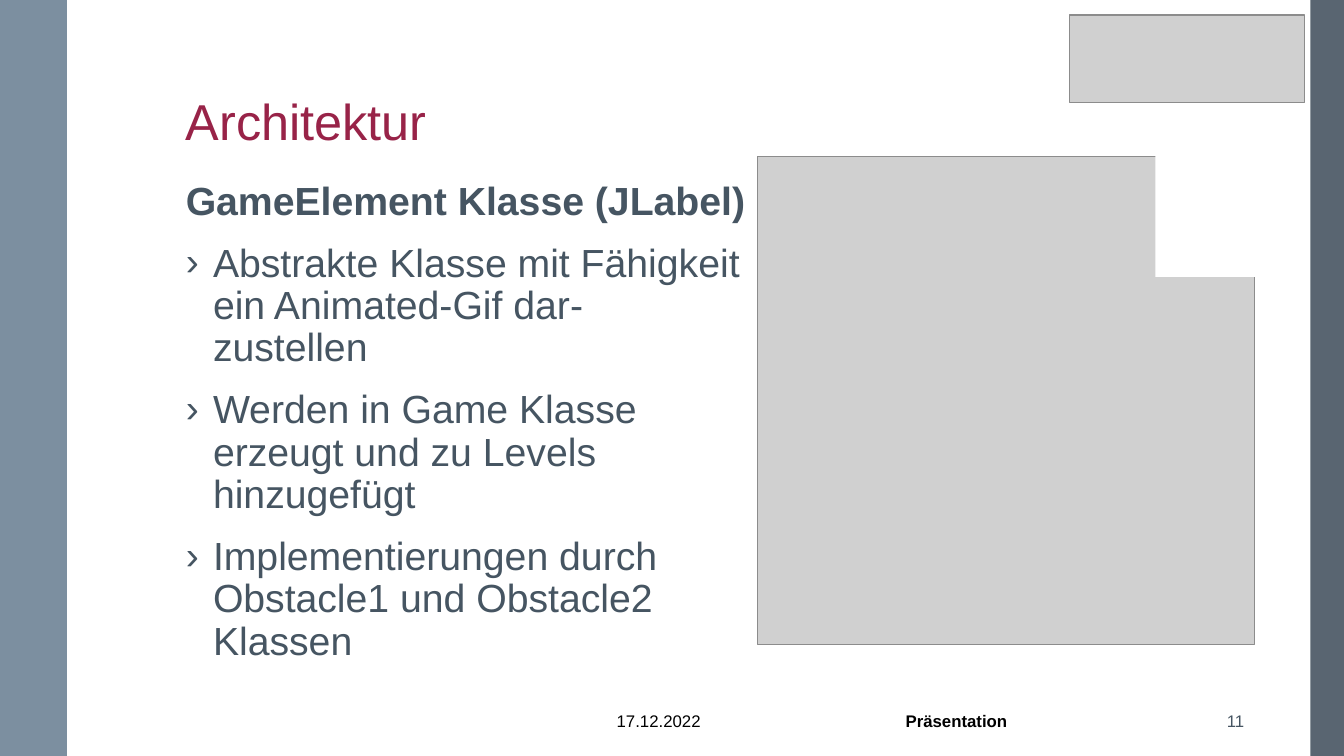
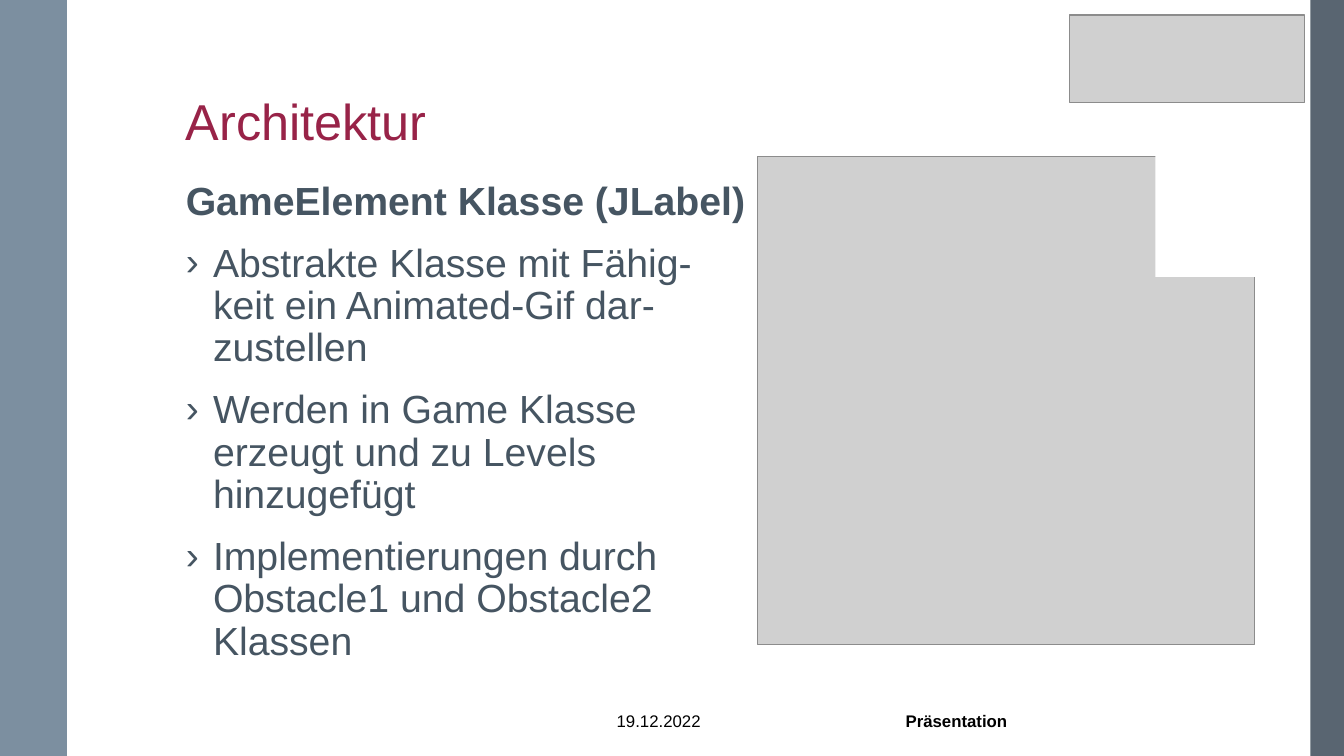
Before and after one commit to MightyModerator/donttouchthewall, a slide deck: slide 11 of documents/Präsentation-G2.pptx. Drawn at 1344x756 pixels with LibreOffice and Linux fonts; fonts in the diff are those of the drawing; grey boxes stand for pictures; background and template pictures are left out. Boxes give left, top, right and bottom in pixels: in the first picture for what was removed or moved away, otherwise in the second. Text is boxed around its words. In the diff, an @@ line names an element or a change of style, - is before the commit and + after.

```diff
--- a/documents/Präsentation-G2.pptx
+++ b/documents/Präsentation-G2.pptx
@@ text at [213, 248, 692, 362]: text changed @@
-› Abstrakte Klasse mit Fähigkeit
-  ein Animated-Gif dar-
-  zustellen
+› Abstrakte Klasse mit Fähig-
+  keit ein Animated-Gif dar-
+  zustellen
@@ text at [617, 715, 701, 727]: text changed @@
-17.12.2022
+19.12.2022
@@ page number removed at [1227, 715, 1244, 727] @@
-11
```
Also in this commit, not shown: 14 other slides changed, 3 slides added, 3 slides removed, 16 other files.
